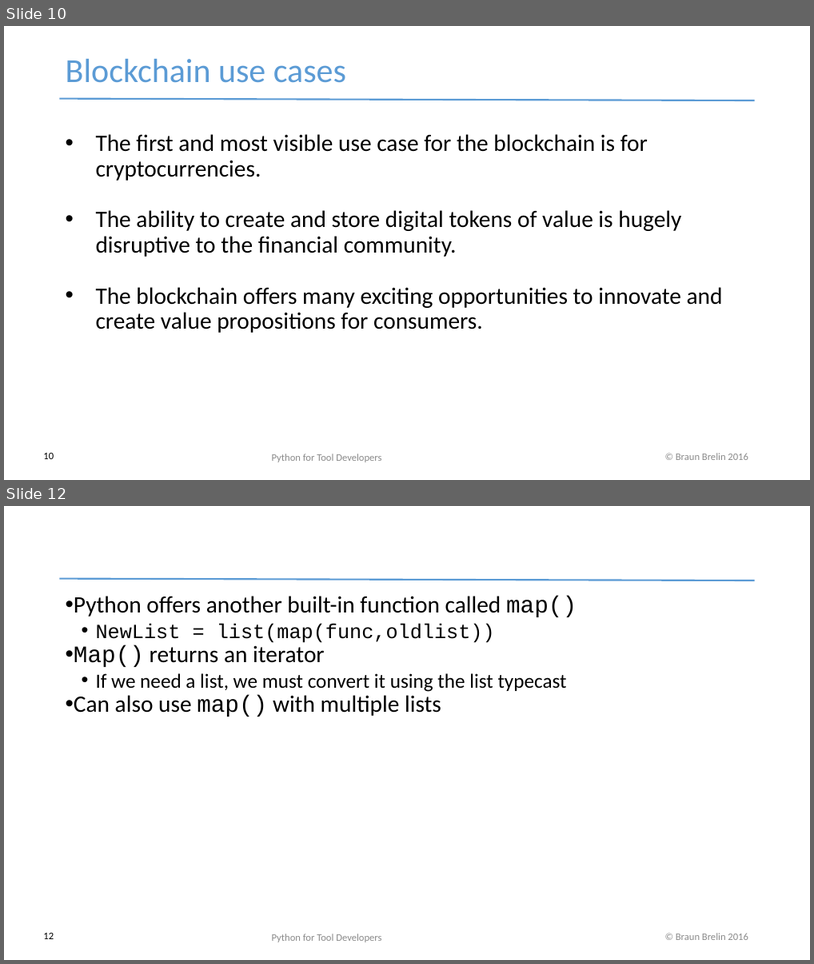
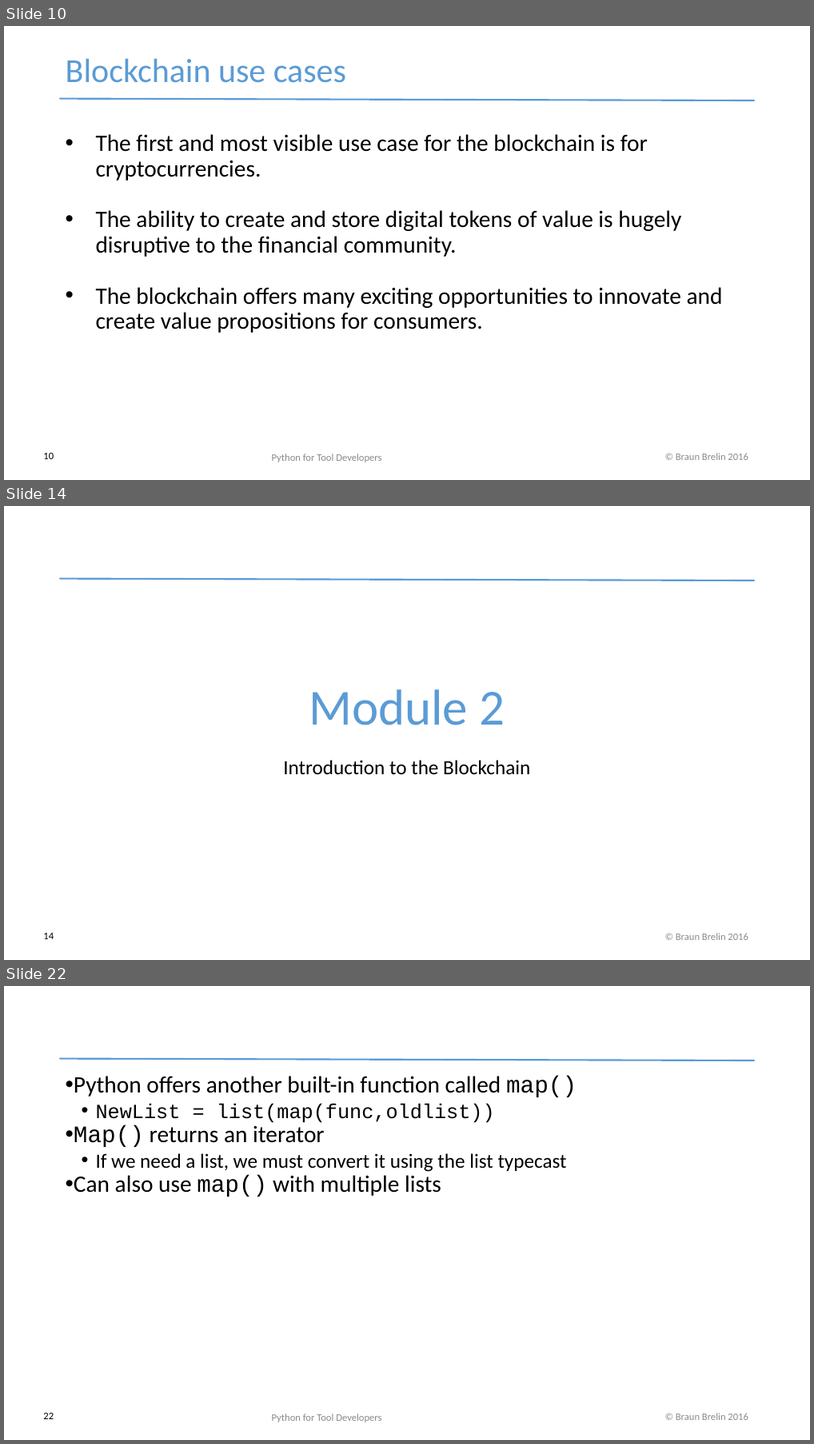
Before and after one commit to redmage123/btc-introductory-workshop, a slide deck: docs/Blockchain workshop v0.1.pptx. Shown one above the other, each under a label of ours: slides 10 and 12 before the commit, slides 10, 14 and 22 after it; the slides between them are not shown. The pictures are 814x964 and 814x1444 pixels, drawn with LibreOffice and Linux fonts; fonts in the diff are those of the drawing. Boxes give left, top, right and bottom in pixels: in the first picture for what was removed or moved away, otherwise in the second. Text is boxed around its words. In the diff, an @@ line names an element or a change of style, - is before the commit and + after.

```diff
--- a/docs/Blockchain workshop v0.1.pptx
+++ b/docs/Blockchain workshop v0.1.pptx
@@ slide 14 added at (x1=4, y1=506, x2=810, y2=960), background #FFFFFF; not listed: 2 template elements that a slide beside it also shows @@
@@ text added at (x1=309, y1=689, x2=506, y2=725), 60 pt, text #5B9BD5 @@
+Module 2
@@ text added at (x1=283, y1=760, x2=530, y2=775), 24 pt, text #000000 @@
+Introduction to the Blockchain
@@ page number added at (x1=43, y1=932, x2=54, y2=939), 12 pt, text #000000 @@
+14
@@ what was slide 12 is now slide 22 @@
@@ page number at (x1=43, y1=1412, x2=54, y2=1419): text changed @@
-12
+22
```
Also in this commit, not shown: 1 slide changed, 9 other slides added, 3 other files.
